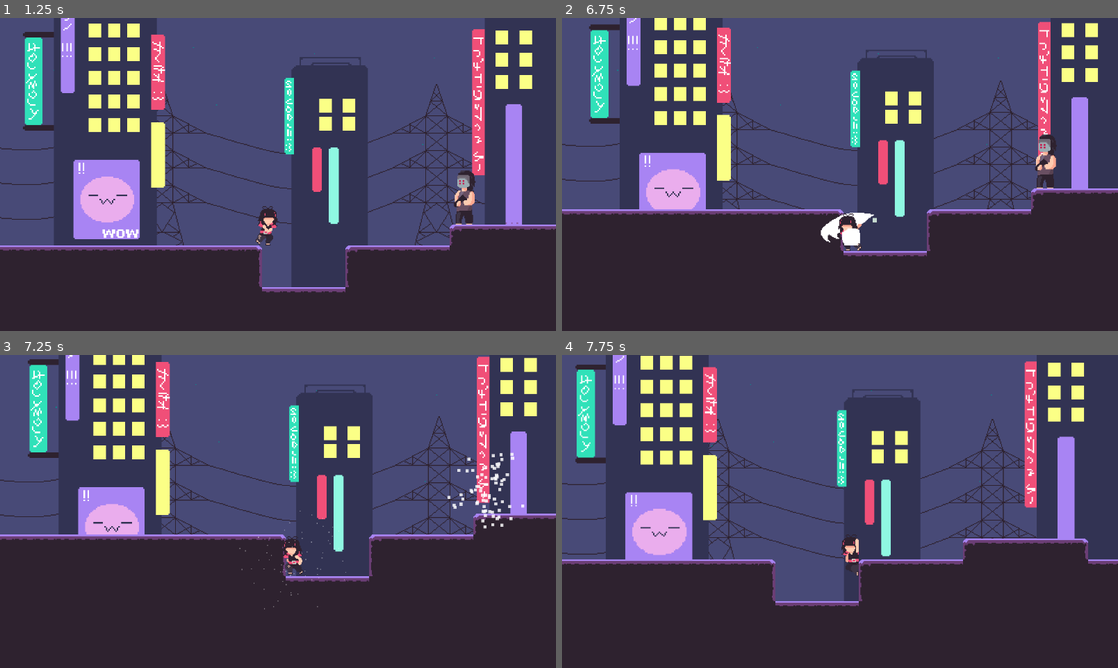
Above: before the commit, frames 1-4 (two rows, left to right).
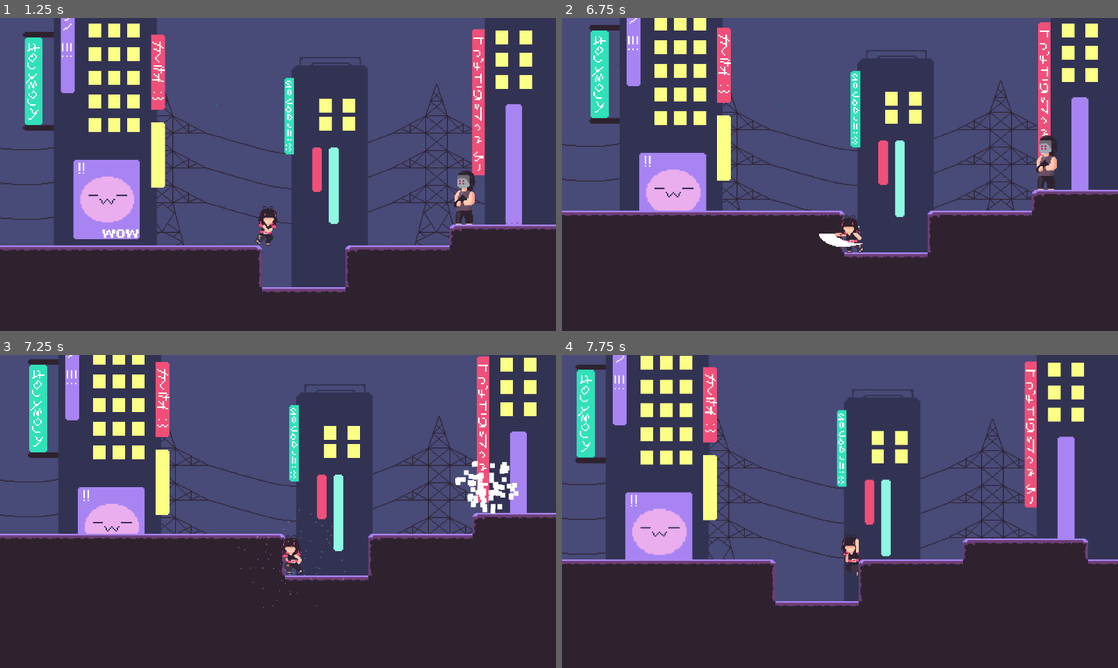
Above: after the commit, the same moments.

Repository: Starlivht/YippeeGodot
Game: Godot game, scene res://Scenes/game_test_room.tscn
Same seed, same stepped clock (60 frames per second), same inputs: the game is played once before the commit and once after it.
Inputs:
- Up to frame 1 (1.25 s): hold D (move_right) from 0.53 s (still down); tap J (attack) at 0.6 s; tap Space (jump) at 0.77 s
- Up to frame 2 (6.75 s): tap K (slide) every 1.5 s from 1.35 to 5.85 s; tap Space (jump) at 1.52, 3.02, 3.77, 4.52, 6.02 s; release D (move_right) at 2.03 s; hold A (move_left) 2.03-2.78 s; tap J (attack) every 1.5 s from 2.1 to 6.6 s; hold D (move_right) 2.78-4.28 s; hold A (move_left) 4.28-5.03 s; hold D (move_right) 5.03-5.78 s; hold A (move_left) from 5.78 s (still down)
- Up to frame 3 (7.25 s): keep holding A (move_left); tap Space (jump) at 6.77 s
- Up to frame 4 (7.75 s): release A (move_left) at 7.28 s; hold D (move_right) from 7.28 s (still down); tap K (slide) at 7.35 s; tap Space (jump) at 7.52 s

Frame 1 is identical in both runs. In frame 2, 3.3% of the frame differs, in the area x 0-100%, y 0-77%; in frame 3, 3.0%; in frame 4, nothing differs.

Commit message:
Changed the bullet speed when being reflected to prevent cases where it would go through the enemy without checking the collision

Diff:
--- a/Scenes/bullet.tscn
+++ b/Scenes/bullet.tscn
@@ -7,11 +7,13 @@
 size = Vector2(5, 4.98438)
 
 [node name="Bullet" type="Area2D"]
+scale = Vector2(1.2, 1.2)
 collision_layer = 8
 collision_mask = 7
 script = ExtResource("1_ytkpj")
 
 [node name="Sprite2D" type="Sprite2D" parent="."]
+scale = Vector2(0.8, 0.8)
 texture = ExtResource("1_w6gef")
 
 [node name="CollisionShape2D" type="CollisionShape2D" parent="."]
--- a/Scripts/player.gd
+++ b/Scripts/player.gd
@@ -260,6 +260,6 @@
 		enemies_already_hit.append(area)
 		area.target = area.sender
 		area.sender = self
-		area.speed *= 3
+		area.speed *= 1.2
 		area.change_trajectory()
 		call_freeze_frame.emit(0.05, .5)
